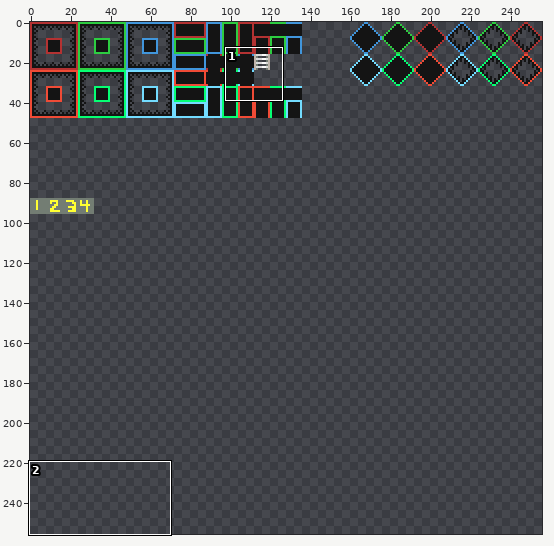
Sprite sheet: AL/Tileset/Tileset_001.png. The picture above shows the old version from afar; the outline marks the close-up.
Close-up. Before the edit:
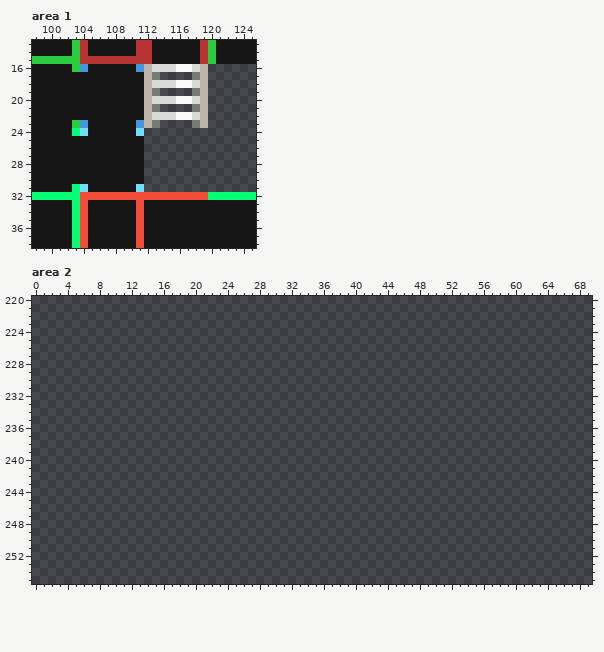
The file is 256x256 pixels. Shown: area 1: x 98..125, y 13..38; area 2: x 0..69, y 220..255.
Now the later version:
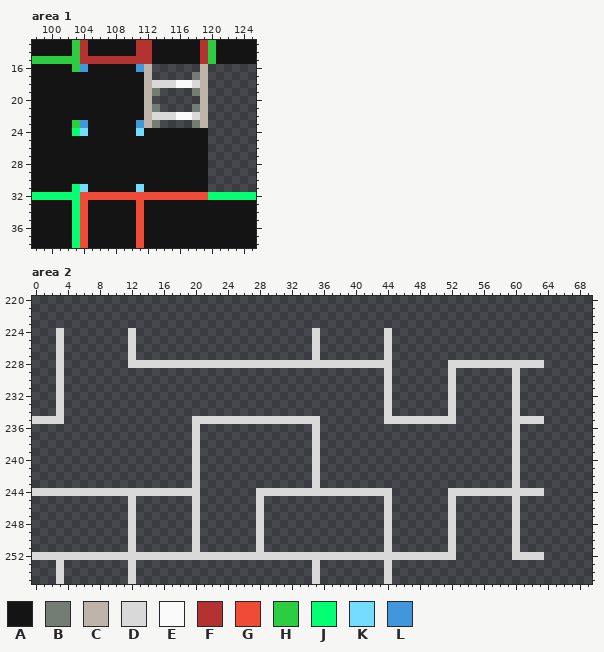
Palette (. is transparent): A #141414  B #737d73  C #beb4aa  D #d9d9d9  E #fafafa  F #b43232  G #f04b36  H #2dcd41  J #05ff73  K #73dcff  L #4196dc
Changes in this commit:
Area 1:
y 16: x 113..118 DDDEED -> ......
y 17: x 113 B -> .
y 20: x 113..118 DDDEED -> ......
y 24..31: x 112..119 ........ -> AAAAAAAA
Area 2:
y 224..227: x 3 . -> D; x 12 . -> D; x 35 . -> D; x 44 . -> D
y 228: x 3 . -> D; x 12..44 ................................. -> DDDDDDDDDDDDDDDDDDDDDDDDDDDDDDDDD; x 52..63 ............ -> DDDDDDDDDDDD
y 229..234: x 3 . -> D; x 44 . -> D; x 52 . -> D; x 60 . -> D
y 235: x 0..3 .... -> DDDD; x 20..35 ................ -> DDDDDDDDDDDDDDDD; x 44..52 ......... -> DDDDDDDDD; x 60..63 .... -> DDDD
y 236..243: x 20 . -> D; x 35 . -> D; x 60 . -> D
y 244: x 0..20 ..................... -> DDDDDDDDDDDDDDDDDDDDD; x 28..44 ................. -> DDDDDDDDDDDDDDDDD; x 52..63 ............ -> DDDDDDDDDDDD
y 245..251: x 12 . -> D; x 20 . -> D; x 28 . -> D; x 44 . -> D; x 52 . -> D; x 60 . -> D
y 252: x 0..52 ..................................................... -> DDDDDDDDDDDDDDDDDDDDDDDDDDDDDDDDDDDDDDDDDDDDDDDDDDDDD; x 60..63 .... -> DDDD
y 253..255: x 3 . -> D; x 12 . -> D; x 35 . -> D; x 44 . -> D
